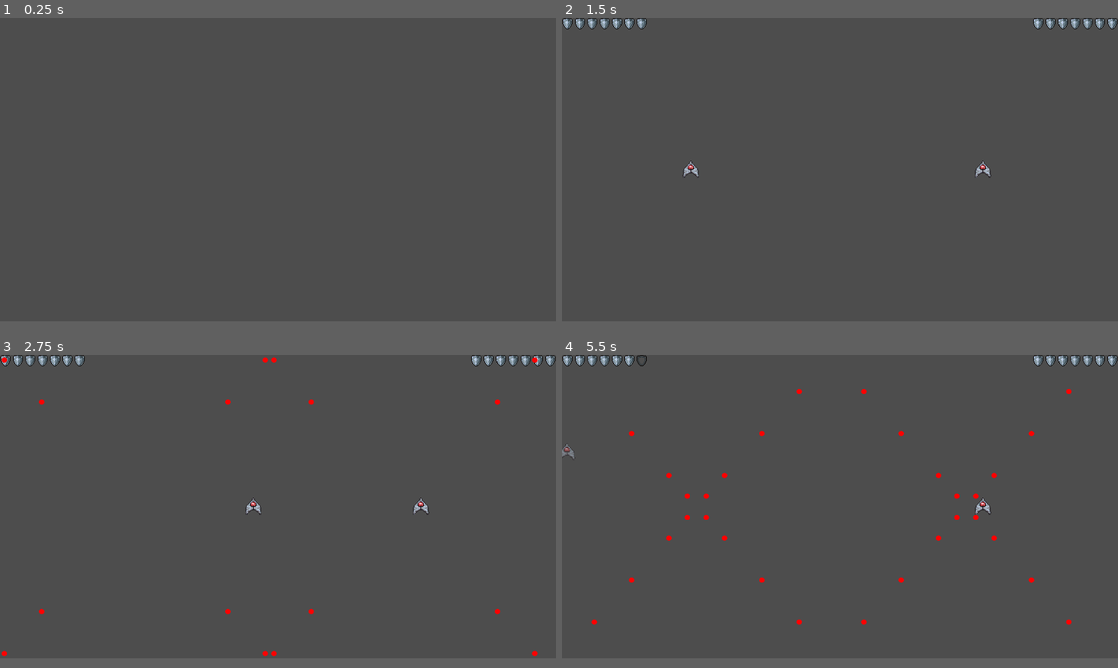
Above: before the commit, frames 1-4 (two rows, left to right).
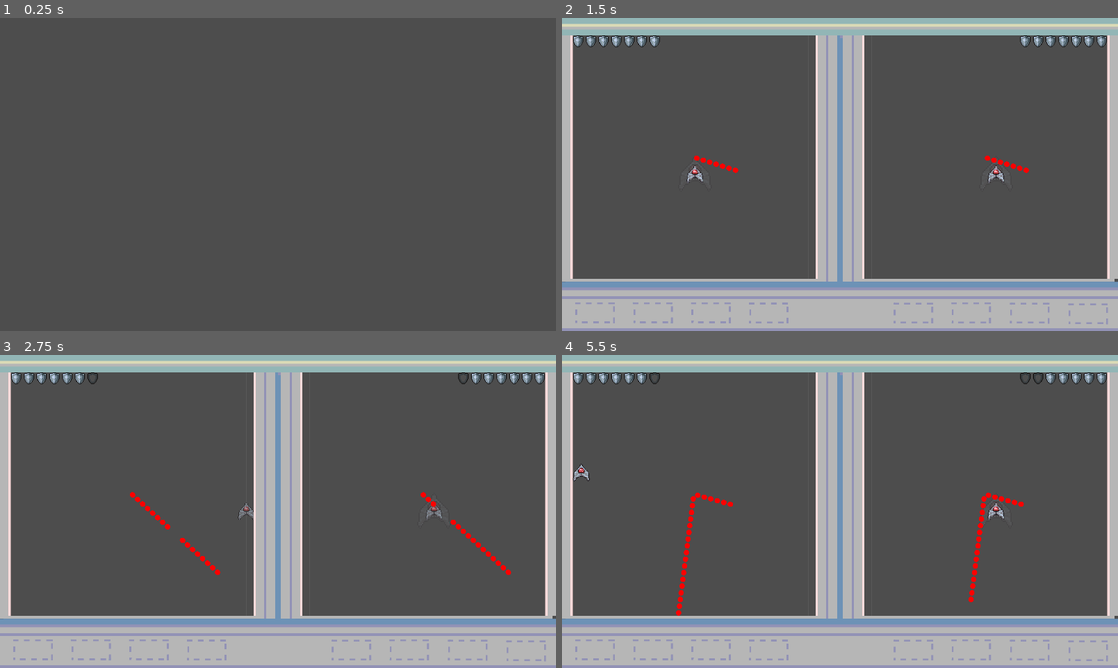
Above: after the commit, the same moments.

Repository: ShimmerIO/bullethellpvp
Game: Godot game, scene res://main.tscn
Same seed, same stepped clock (60 frames per second), same inputs: the game is played once before the commit and once after it.
Inputs:
- Up to frame 1 (0.25 s): no input
- Up to frame 2 (1.5 s): tap Enter (Start) at 0.5, 0.6, 1.35 s; hold Right (custom_right) 0.53-1.28 s; hold S (custom_down) from 1.28 s (still down)
- Up to frame 3 (2.75 s): release S (custom_down) at 2.03 s; hold Right (custom_right) from 2.03 s (still down); tap Z (add_player) at 2.1 s; tap Enter (Start) at 2.3 s
- Up to frame 4 (5.5 s): release Right (custom_right) at 2.78 s; hold Up (custom_up) 2.78-3.53 s; tap Shift (custom_slow) at 2.85 s; tap Enter (Start) at 3.05, 3.6, 4.35, 5.3 s; hold Left (custom_left) 3.53-5.03 s; hold S (custom_down) from 5.03 s (still down); tap Z (add_player) at 5.1 s
In our replay, the window is 800x436 before the commit and 800x450 after it. These sizes can differ from the game's own. Grey fills any space a smaller window leaves; there, only what the larger window draws over its background counts as a difference.

The runs differ from the first frame. In frame 1, only the window size differs. In frame 2, 31% of the frame differs, in the area x 0-100%, y 0-100%; in frame 3, 31%; in frame 4, 32%.

Commit message:
adicionada a UI

Diff:
--- a/cenas_prototipo/Cenas_Base/Base_Padrões.tscn
+++ b/cenas_prototipo/Cenas_Base/Base_Padrões.tscn
@@ -5,7 +5,7 @@
 [ext_resource type="Script" path="res://scripts_prototipo/centro_cena_padrões.gd" id="3_8go6d"]
 
 [node name="Base_Padrões" type="Node2D"]
-position = Vector2(480, 540)
+position = Vector2(456, 480)
 script = ExtResource("1_hfq75")
 metadata/_edit_vertical_guides_ = [959.0]
 
--- a/cenas_prototipo/Cenas_Base/centro_cena_padrões.tscn
+++ b/cenas_prototipo/Cenas_Base/centro_cena_padrões.tscn
@@ -1,13 +1,15 @@
-[gd_scene load_steps=2 format=3 uid="uid://bwjb2n0aby1kd"]
+[gd_scene load_steps=3 format=3 uid="uid://bwjb2n0aby1kd"]
+
+[ext_resource type="Texture2D" uid="uid://c1h4cf7xrc7cw" path="res://sprites_prototipo/UI_teste_outra-export.png" id="1_y2a5u"]
 
 [sub_resource type="RectangleShape2D" id="RectangleShape2D_wdb4p"]
 size = Vector2(13, 1096)
 
 [node name="CentroCena" type="Marker2D"]
-position = Vector2(480, 540)
+position = Vector2(456, 480)
 
 [node name="StaticBody2D" type="Area2D" parent="."]
-position = Vector2(480, -540)
+position = Vector2(504, -480)
 disable_mode = 1
 metadata/_edit_group_ = true
 
@@ -17,7 +19,7 @@
 shape = SubResource("RectangleShape2D_wdb4p")
 
 [node name="StaticBody2D2" type="Area2D" parent="."]
-position = Vector2(-480, -540)
+position = Vector2(-456, -480)
 disable_mode = 1
 metadata/_edit_group_ = true
 
@@ -27,7 +29,7 @@
 shape = SubResource("RectangleShape2D_wdb4p")
 
 [node name="StaticBody2D3" type="Area2D" parent="."]
-position = Vector2(480, -540)
+position = Vector2(504, -480)
 rotation = 1.5708
 disable_mode = 1
 metadata/_edit_group_ = true
@@ -38,12 +40,16 @@
 shape = SubResource("RectangleShape2D_wdb4p")
 
 [node name="StaticBody2D4" type="Area2D" parent="."]
-position = Vector2(-480, 538)
+position = Vector2(-456, 600)
 rotation = -1.5708
 disable_mode = 1
 metadata/_edit_group_ = true
 
 [node name="CollisionShape2D" type="CollisionShape2D" parent="StaticBody2D4"]
-position = Vector2(0, 538)
+position = Vector2(0, 540)
 scale = Vector2(0.01, 1)
 shape = SubResource("RectangleShape2D_wdb4p")
+
+[node name="UiTesteOutra-export" type="Sprite2D" parent="."]
+position = Vector2(504, 60)
+texture = ExtResource("1_y2a5u")
--- a/cenas_prototipo/Padrões_Completos/FÁCIL/Padrão1.tscn
+++ b/cenas_prototipo/Padrões_Completos/FÁCIL/Padrão1.tscn
@@ -6,7 +6,7 @@
 [ext_resource type="PackedScene" uid="uid://bkh8d7wj6tw4x" path="res://cenas_prototipo/spawner_prototipo.tscn" id="4_xmg1w"]
 
 [node name="Base_Padrões" type="Node2D"]
-position = Vector2(480, 540)
+position = Vector2(456, 480)
 script = ExtResource("1_oqusy")
 "índice_padrão" = 1
 metadata/_edit_vertical_guides_ = [959.0]
--- a/cenas_prototipo/Padrões_Completos/FÁCIL/Padrão2.tscn
+++ b/cenas_prototipo/Padrões_Completos/FÁCIL/Padrão2.tscn
@@ -6,9 +6,10 @@
 [ext_resource type="PackedScene" uid="uid://bkh8d7wj6tw4x" path="res://cenas_prototipo/spawner_prototipo.tscn" id="4_7tnfe"]
 
 [node name="Base_Padrões" type="Node2D"]
-position = Vector2(480, 540)
+position = Vector2(456, 480)
 script = ExtResource("1_hn1a7")
 "índice_padrão" = 2
+timeToExpire = 10
 metadata/_edit_vertical_guides_ = [959.0]
 
 [node name="CentroCena" parent="." instance=ExtResource("2_ojosv")]
@@ -16,7 +17,7 @@
 script = ExtResource("3_upd8s")
 
 [node name="Spawner_prototipo" parent="." instance=ExtResource("4_7tnfe")]
-position = Vector2(-480, -460)
+position = Vector2(-404, -406)
 timeToExpire = 20.0
 firingRate = 1.0
 bullet_life = 6.0
@@ -24,7 +25,7 @@
 isSleeping = true
 
 [node name="Spawner_prototipo2" parent="." instance=ExtResource("4_7tnfe")]
-position = Vector2(-480, -325)
+position = Vector2(-404, -271)
 timeToExpire = 20.0
 firingRate = 1.0
 bullet_life = 6.0
@@ -33,7 +34,7 @@
 sleepingTime = 1.0
 
 [node name="Spawner_prototipo3" parent="." instance=ExtResource("4_7tnfe")]
-position = Vector2(-480, -190)
+position = Vector2(-404, -136)
 timeToExpire = 20.0
 firingRate = 1.0
 bullet_life = 6.0
@@ -42,7 +43,7 @@
 sleepingTime = 2.0
 
 [node name="Spawner_prototipo4" parent="." instance=ExtResource("4_7tnfe")]
-position = Vector2(-480, -55)
+position = Vector2(-404, -1)
 timeToExpire = 20.0
 firingRate = 1.0
 bullet_life = 6.0
@@ -51,7 +52,7 @@
 sleepingTime = 3.0
 
 [node name="Spawner_prototipo5" parent="." instance=ExtResource("4_7tnfe")]
-position = Vector2(-480, 80)
+position = Vector2(-404, 134)
 timeToExpire = 20.0
 firingRate = 1.0
 bullet_life = 6.0
@@ -60,7 +61,7 @@
 sleepingTime = 4.0
 
 [node name="Spawner_prototipo6" parent="." instance=ExtResource("4_7tnfe")]
-position = Vector2(-480, 215)
+position = Vector2(-404, 269)
 timeToExpire = 20.0
 firingRate = 1.0
 bullet_life = 6.0
@@ -69,19 +70,10 @@
 sleepingTime = 5.0
 
 [node name="Spawner_prototipo7" parent="." instance=ExtResource("4_7tnfe")]
-position = Vector2(-480, 350)
+position = Vector2(-404, 404)
 timeToExpire = 20.0
 firingRate = 1.0
 bullet_life = 6.0
 bullet_SPEED = 200.0
 isSleeping = true
 sleepingTime = 6.0
-
-[node name="Spawner_prototipo8" parent="." instance=ExtResource("4_7tnfe")]
-position = Vector2(-480, 485)
-timeToExpire = 20.0
-firingRate = 1.0
-bullet_life = 6.0
-bullet_SPEED = 200.0
-isSleeping = true
-sleepingTime = 7.0
--- a/cenas_prototipo/Padrões_Completos/FÁCIL/Padrão3.tscn
+++ b/cenas_prototipo/Padrões_Completos/FÁCIL/Padrão3.tscn
@@ -6,17 +6,18 @@
 [ext_resource type="PackedScene" uid="uid://bkh8d7wj6tw4x" path="res://cenas_prototipo/spawner_prototipo.tscn" id="4_30rlk"]
 
 [node name="Base_Padrões" type="Node2D"]
-position = Vector2(480, 540)
+position = Vector2(455, 480)
 script = ExtResource("1_retbh")
 "índice_padrão" = 3
+timeToExpire = 10
 metadata/_edit_vertical_guides_ = [959.0]
 
 [node name="CentroCena" parent="." instance=ExtResource("2_lcw5e")]
 position = Vector2(0, 0)
 script = ExtResource("3_ybi8v")
 
-[node name="Spawner_prototipo" parent="." instance=ExtResource("4_30rlk")]
-position = Vector2(400, -540)
+[node name="Spawner_prototipo2" parent="." instance=ExtResource("4_30rlk")]
+position = Vector2(385, -416)
 rotation = 1.5708
 timeToExpire = 20.0
 firingRate = 1.0
@@ -24,18 +25,8 @@
 bullet_SPEED = 200.0
 isSleeping = true
 
-[node name="Spawner_prototipo2" parent="." instance=ExtResource("4_30rlk")]
-position = Vector2(280, -540)
-rotation = 1.5708
-timeToExpire = 20.0
-firingRate = 1.0
-bullet_life = 6.0
-bullet_SPEED = 200.0
-isSleeping = true
-sleepingTime = 1.0
-
 [node name="Spawner_prototipo3" parent="." instance=ExtResource("4_30rlk")]
-position = Vector2(160, -540)
+position = Vector2(257, -416)
 rotation = 1.5708
 timeToExpire = 20.0
 firingRate = 1.0
@@ -45,7 +36,7 @@
 sleepingTime = 2.0
 
 [node name="Spawner_prototipo4" parent="." instance=ExtResource("4_30rlk")]
-position = Vector2(40, -540)
+position = Vector2(129, -416)
 rotation = 1.5708
 timeToExpire = 20.0
 firingRate = 1.0
@@ -55,7 +46,7 @@
 sleepingTime = 3.0
 
 [node name="Spawner_prototipo5" parent="." instance=ExtResource("4_30rlk")]
-position = Vector2(-80, -540)
+position = Vector2(1, -416)
 rotation = 1.5708
 timeToExpire = 20.0
 firingRate = 1.0
@@ -65,7 +56,7 @@
 sleepingTime = 4.0
 
 [node name="Spawner_prototipo6" parent="." instance=ExtResource("4_30rlk")]
-position = Vector2(-200, -540)
+position = Vector2(-127, -416)
 rotation = 1.5708
 timeToExpire = 20.0
 firingRate = 1.0
@@ -75,7 +66,7 @@
 sleepingTime = 5.0
 
 [node name="Spawner_prototipo7" parent="." instance=ExtResource("4_30rlk")]
-position = Vector2(-320, -540)
+position = Vector2(-255, -416)
 rotation = 1.5708
 timeToExpire = 20.0
 firingRate = 1.0
@@ -85,7 +76,7 @@
 sleepingTime = 6.0
 
 [node name="Spawner_prototipo8" parent="." instance=ExtResource("4_30rlk")]
-position = Vector2(-440, -540)
+position = Vector2(-383, -416)
 rotation = 1.5708
 timeToExpire = 20.0
 firingRate = 1.0
--- a/cenas_prototipo/Padrões_Completos/FÁCIL/Padrão4.tscn
+++ b/cenas_prototipo/Padrões_Completos/FÁCIL/Padrão4.tscn
@@ -6,9 +6,10 @@
 [ext_resource type="PackedScene" uid="uid://bkh8d7wj6tw4x" path="res://cenas_prototipo/spawner_prototipo.tscn" id="4_p66p7"]
 
 [node name="Base_Padrões" type="Node2D"]
-position = Vector2(480, 540)
+position = Vector2(456, 480)
 script = ExtResource("1_df6qj")
 "índice_padrão" = 4
+timeToExpire = 10
 metadata/_edit_vertical_guides_ = [959.0]
 
 [node name="CentroCena" parent="." instance=ExtResource("2_glomn")]
@@ -16,36 +17,32 @@
 script = ExtResource("3_cx4mk")
 
 [node name="Spawner_prototipo" parent="." instance=ExtResource("4_p66p7")]
-position = Vector2(-480, 540)
-isLooks = true
-chosenPoint = Vector2(480, 540)
+position = Vector2(-416, 416)
+rotation = -0.785398
 timeToExpire = 6.0
 firingRate = 1.0
 bullet_life = 8.0
 bullet_SPEED = 200.0
 
 [node name="Spawner_prototipo2" parent="." instance=ExtResource("4_p66p7")]
-position = Vector2(-480, -540)
-isLooks = true
-chosenPoint = Vector2(480, 540)
+position = Vector2(-416, -416)
+rotation = 0.785398
 timeToExpire = 6.0
 firingRate = 1.0
 bullet_life = 8.0
 bullet_SPEED = 200.0
 
 [node name="Spawner_prototipo3" parent="." instance=ExtResource("4_p66p7")]
-position = Vector2(480, -540)
-isLooks = true
-chosenPoint = Vector2(480, 540)
+position = Vector2(416, -416)
+rotation = 2.35619
 timeToExpire = 6.0
 firingRate = 1.0
 bullet_life = 8.0
 bullet_SPEED = 200.0
 
 [node name="Spawner_prototipo4" parent="." instance=ExtResource("4_p66p7")]
-position = Vector2(480, 540)
-isLooks = true
-chosenPoint = Vector2(480, 540)
+position = Vector2(416, 416)
+rotation = -2.35619
 timeToExpire = 6.0
 firingRate = 1.0
 bullet_life = 8.0
--- a/cenas_prototipo/Padrões_Completos/FÁCIL/Padrão5.tscn
+++ b/cenas_prototipo/Padrões_Completos/FÁCIL/Padrão5.tscn
@@ -6,9 +6,10 @@
 [ext_resource type="PackedScene" uid="uid://bkh8d7wj6tw4x" path="res://cenas_prototipo/spawner_prototipo.tscn" id="4_cmgu8"]
 
 [node name="Base_Padrões" type="Node2D"]
-position = Vector2(480, 540)
+position = Vector2(456, 480)
 script = ExtResource("1_8uqw3")
 "índice_padrão" = 5
+timeToExpire = 10
 metadata/_edit_vertical_guides_ = [959.0]
 
 [node name="CentroCena" parent="." instance=ExtResource("2_1qkru")]
@@ -16,36 +17,31 @@
 script = ExtResource("3_pq4pg")
 
 [node name="Spawner_prototipo" parent="." instance=ExtResource("4_cmgu8")]
-position = Vector2(-480, 0)
-isLooks = true
-chosenPoint = Vector2(480, 540)
+position = Vector2(-416, 0)
 timeToExpire = 10.0
 firingRate = 1.0
 bullet_life = 8.0
 bullet_SPEED = 200.0
 
 [node name="Spawner_prototipo2" parent="." instance=ExtResource("4_cmgu8")]
-position = Vector2(0, 540)
-isLooks = true
-chosenPoint = Vector2(480, 540)
+position = Vector2(0, 416)
+rotation = -1.5708
 timeToExpire = 10.0
 firingRate = 1.0
-bullet_life = 8.0
-bullet_SPEED = 233.333
+bullet_life = 10.0
+bullet_SPEED = 200.0
 
 [node name="Spawner_prototipo3" parent="." instance=ExtResource("4_cmgu8")]
-position = Vector2(0, -540)
-isLooks = true
-chosenPoint = Vector2(480, 540)
+position = Vector2(0, -416)
+rotation = 1.5708
 timeToExpire = 10.0
 firingRate = 1.0
-bullet_life = 8.0
-bullet_SPEED = 233.33
+bullet_life = 10.0
+bullet_SPEED = 200.0
 
 [node name="Spawner_prototipo4" parent="." instance=ExtResource("4_cmgu8")]
-position = Vector2(480, 0)
-isLooks = true
-chosenPoint = Vector2(480, 540)
+position = Vector2(416, 0)
+rotation = 3.14159
 timeToExpire = 10.0
 firingRate = 1.0
 bullet_life = 8.0
--- a/cenas_prototipo/Padrões_Completos/FÁCIL/Padrão6.tscn
+++ b/cenas_prototipo/Padrões_Completos/FÁCIL/Padrão6.tscn
@@ -6,7 +6,7 @@
 [ext_resource type="PackedScene" uid="uid://bkh8d7wj6tw4x" path="res://cenas_prototipo/spawner_prototipo.tscn" id="4_xl36x"]
 
 [node name="Base_Padrões" type="Node2D"]
-position = Vector2(480, 540)
+position = Vector2(456, 480)
 script = ExtResource("1_rdd2c")
 "índice_padrão" = 1
 metadata/_edit_vertical_guides_ = [959.0]
@@ -18,9 +18,7 @@
 [node name="Spawner_prototipo" parent="." instance=ExtResource("4_xl36x")]
 _move_type = 1
 rotationSpeed = 20
-spreadCount = 5
-spreadAngle = 45.0
-timeToExpire = 10.0
+timeToExpire = 20.0
 firingRate = 10.0
 bullet_life = 4.0
 bullet_SPEED = 200.0
--- a/cenas_prototipo/cena_teste.tscn
+++ b/cenas_prototipo/cena_teste.tscn
@@ -6,6 +6,7 @@
 [ext_resource type="Script" path="res://scripts_prototipo/control_director.gd" id="4_6byac"]
 [ext_resource type="PackedScene" uid="uid://bref7184bxr87" path="res://cenas_prototipo/HP_Bar.tscn" id="5_apg6a"]
 [ext_resource type="Script" path="res://scripts_prototipo/player_director.gd" id="5_tgs65"]
+[ext_resource type="Texture2D" uid="uid://c1h4cf7xrc7cw" path="res://sprites_prototipo/UI_teste_outra-export.png" id="7_kcroq"]
 
 [sub_resource type="RectangleShape2D" id="RectangleShape2D_xxtm3"]
 size = Vector2(13, 1096)
@@ -19,13 +20,34 @@
 position = Vector2(1500, 540)
 playerSide = 1
 
-[node name="StaticBody2D" type="Area2D" parent="."]
+[node name="BulletFilter" type="Area2D" parent="."]
 position = Vector2(960, 0)
 disable_mode = 1
 
-[node name="CollisionShape2D" type="CollisionShape2D" parent="StaticBody2D"]
+[node name="CollisionShape2D" type="CollisionShape2D" parent="BulletFilter"]
 position = Vector2(0, 538)
 scale = Vector2(1e-05, 1)
+shape = SubResource("RectangleShape2D_xxtm3")
+
+[node name="CollisionShape2D2" type="CollisionShape2D" parent="BulletFilter"]
+position = Vector2(960, 538)
+scale = Vector2(1e-05, 1)
+shape = SubResource("RectangleShape2D_xxtm3")
+
+[node name="CollisionShape2D3" type="CollisionShape2D" parent="BulletFilter"]
+position = Vector2(-960, 0)
+scale = Vector2(1e-05, 1)
+shape = SubResource("RectangleShape2D_xxtm3")
+
+[node name="CollisionShape2D4" type="CollisionShape2D" parent="BulletFilter"]
+rotation = 1.5708
+scale = Vector2(1e-05, 2)
+shape = SubResource("RectangleShape2D_xxtm3")
+
+[node name="CollisionShape2D5" type="CollisionShape2D" parent="BulletFilter"]
+position = Vector2(0, 1080)
+rotation = 1.5708
+scale = Vector2(1e-05, 2)
 shape = SubResource("RectangleShape2D_xxtm3")
 
 [node name="NoLongerGameDirector" type="Node" parent="."]
@@ -38,8 +60,8 @@
 minPatternCount = 2
 maxPatternCount = 5
 minTime = 4.0
-maxTime = 8.0
-easyCount = 4
+maxTime = 6.0
+easyCount = 6
 
 [node name="ControlDirector" type="Node" parent="." groups=["ControlDirector"]]
 script = ExtResource("4_6byac")
@@ -48,17 +70,28 @@
 script = ExtResource("5_tgs65")
 
 [node name="HpBar" parent="." instance=ExtResource("5_apg6a")]
+offset_left = 36.0
+offset_top = 60.0
+offset_right = 36.0
+offset_bottom = 60.0
 
 [node name="HpBar2" parent="." instance=ExtResource("5_apg6a")]
 layout_direction = 2
 anchors_preset = 1
 anchor_left = 1.0
 anchor_right = 1.0
-offset_left = 1980.0
-offset_right = 1980.0
+offset_left = 1884.0
+offset_top = 60.0
+offset_right = 1884.0
+offset_bottom = 60.0
 grow_horizontal = 0
 scale = Vector2(-1, 1)
 playerSide = 1
 
+[node name="UiTesteOutra-export" type="Sprite2D" parent="."]
+z_index = 1
+position = Vector2(960, 540)
+texture = ExtResource("7_kcroq")
+
 [connection signal="grazed" from="Navezinha2" to="GameDirector" method="_on_player_grazed"]
 [connection signal="hit" from="Navezinha2" to="GameDirector" method="_on_player_hit"]
--- a/project.godot
+++ b/project.godot
@@ -21,7 +21,7 @@
 
 [display]
 
-window/size/viewport_width=1980
+window/size/viewport_width=1920
 window/size/viewport_height=1080
 window/stretch/mode="viewport"
 
--- a/scripts_prototipo/GameDirector.gd
+++ b/scripts_prototipo/GameDirector.gd
@@ -87,8 +87,8 @@
 	var player0Pattern = ActivePattern.instantiate()
 	var player1Pattern = ActivePattern.instantiate()
 
-	#move o pattern do player1 por 960, pra ir pro lado dele da tela
-	player1Pattern.position.x += 960
+	#move o pattern do player1 por 1004, pra ir pro lado dele da tela
+	player1Pattern.position.x += 1004
 
 	#isso insere eles na cena
 	add_child(player0Pattern)
@@ -217,5 +217,5 @@
 	var attackedPlayer:int = 1 - sendingPlayer
 
 	var attackInstance = attackingPattern.instantiate()
-	attackInstance.global_position.x += 960 * attackedPlayer
+	attackInstance.global_position.x += 1004 * attackedPlayer
 	add_child(attackInstance)
--- a/scripts_prototipo/base_padrões.gd
+++ b/scripts_prototipo/base_padrões.gd
@@ -4,6 +4,14 @@
 
 @export_enum("FÁCIL","MÉDIO","DIFÍCIL") var dificuldade: int
 @export var índice_padrão:int
+@export var timeToExpire:int
+
+func _ready() -> void:
+	if timeToExpire != 0:
+		for child in get_children():
+			if child.has_method("synchronize"):
+				child.timeToExpire = timeToExpire
+
 
 func _get(property):
 	if property == "index":
--- a/scripts_prototipo/centro_cena_padrões.gd
+++ b/scripts_prototipo/centro_cena_padrões.gd
@@ -1,4 +1,5 @@
 extends Marker2D
+
 
 func _ready() -> void:
 	queue_free()
--- a/scripts_prototipo/hp_bar.gd
+++ b/scripts_prototipo/hp_bar.gd
@@ -41,7 +41,7 @@
 func redraw():
 	#error-catching eu suponho
 	if currentHP > maxHP:
-		currentHP == maxHP
+		currentHP = maxHP
 	if currentHP < 0:
 		return
 
--- a/scripts_prototipo/navezinha.gd
+++ b/scripts_prototipo/navezinha.gd
@@ -76,7 +76,7 @@
 		position += velocity * delta * direction
 
 		#mantém o personagem na tela, CRITICAL PLACEHOLDER! ISSO ESTÁ AQUI ENQUANTO NÃO TEMOS OS SPRITES FINAIS!
-		position = position.clamp(Vector2.ZERO + Vector2(19 + 960*playerSide, 24) , screen_size - (Vector2(19 - 960 * playerSide,13)))
+		position = position.clamp(Vector2.ZERO + Vector2(68 + 1004*playerSide, 92) , screen_size - (Vector2(68 + 40 - 1004 * playerSide,212)))
 
 
 	if not direction:
--- a/scripts_prototipo/spawner_prototipo.gd
+++ b/scripts_prototipo/spawner_prototipo.gd
@@ -206,4 +206,4 @@
 
 func set_player_side(index:int):
 	PlayerSide = index
-	chosenPoint.x += 960 * index
+	chosenPoint.x += 1004 * index
Not shown: 1 places in cenas_prototipo/cena_teste.tscn that only renumber resources
Binary file added: sprites_prototipo/UI_teste_outra-export.png
Not shown, added: sprites_prototipo/UI_teste_outra-export.png.import
